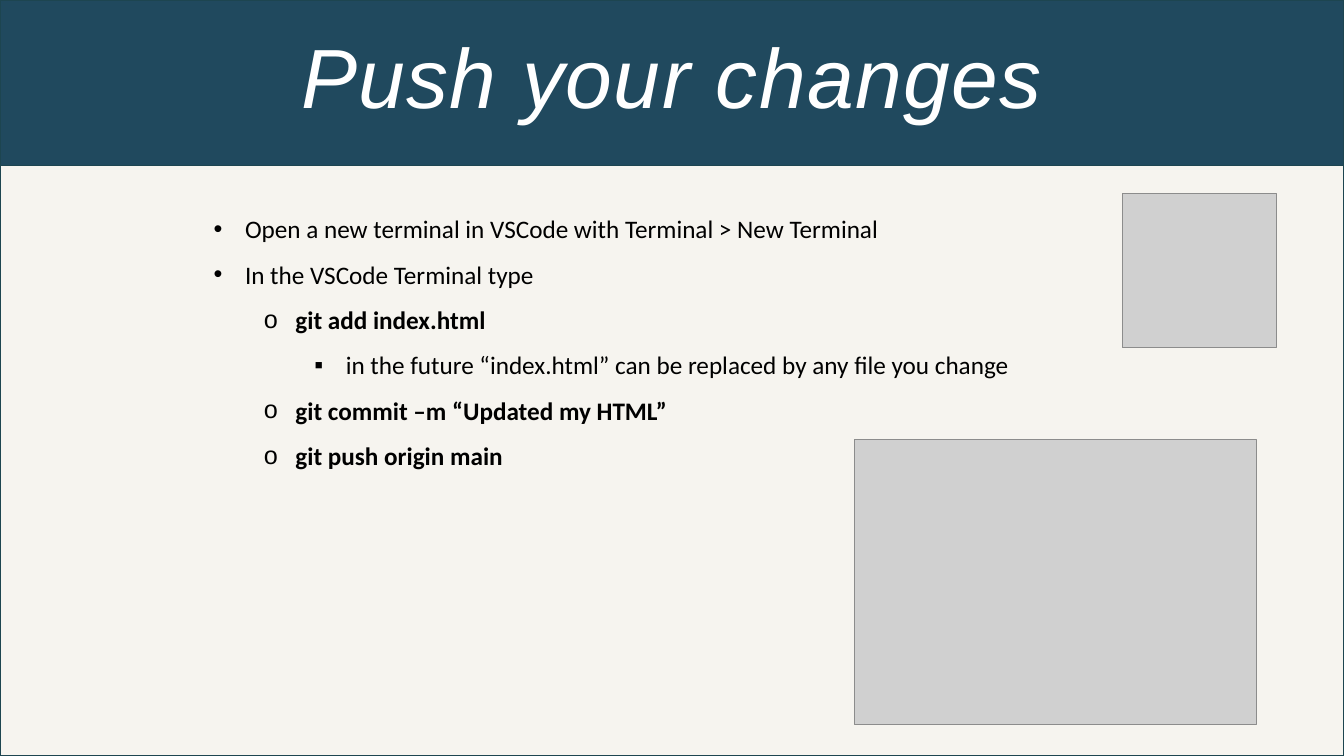
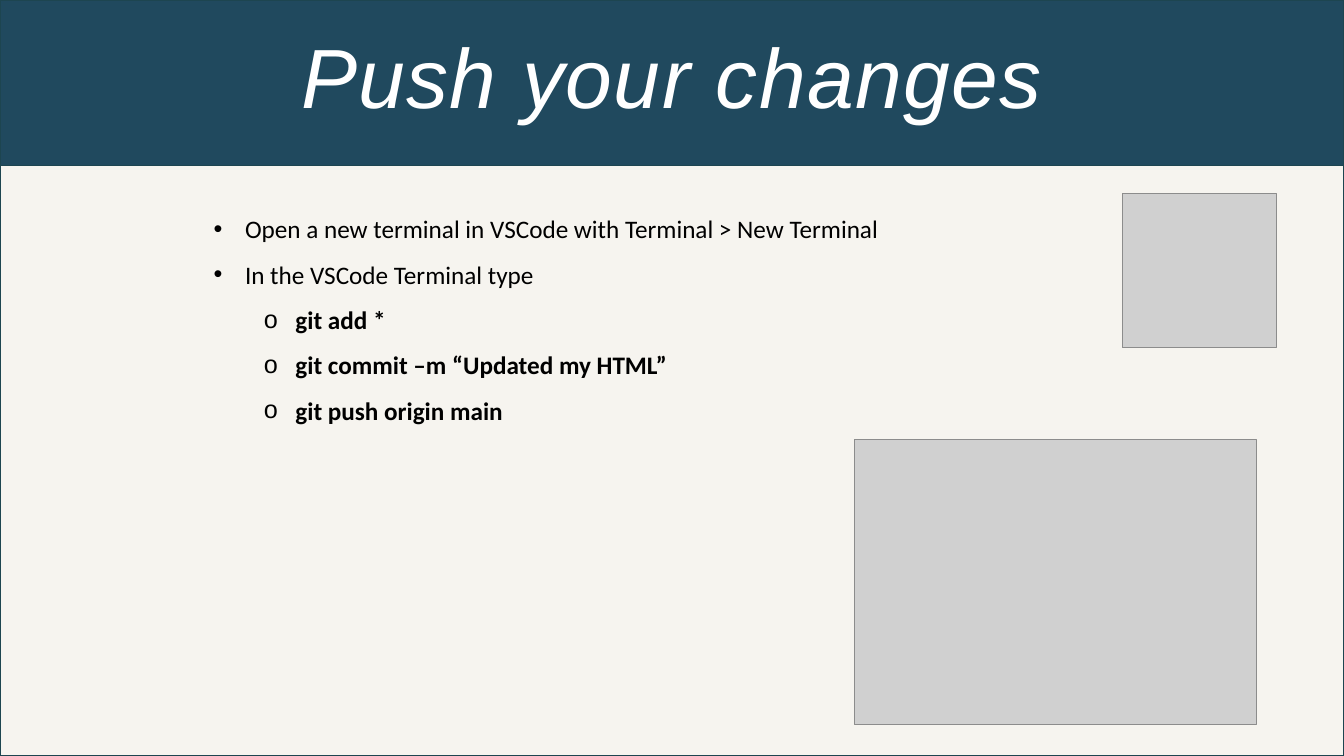
Before and after one commit to S-Gsell/PagesWorkshopPowerPoint, a slide deck: slide 12 of Boosting Your Resume with GitHub.pptx. Drawn at 1344x756 pixels with LibreOffice and Linux fonts; fonts in the diff are those of the drawing; grey boxes stand for pictures. Boxes give left, top, right and bottom in pixels: in the first picture for what was removed or moved away, otherwise in the second. Text is boxed around its words. In the diff, an @@ line names an element or a change of style, - is before the commit and + after.

```diff
--- a/Boosting Your Resume with GitHub.pptx
+++ b/Boosting Your Resume with GitHub.pptx
@@ text at bbox=[295, 311, 367, 334]: text changed; bold on @@
-  o git add index.html
-    ▪ in the future “index.html” can be replaced by any file you change
+  o git add *
```
Also in this commit, not shown: 1 other slide changed, 1 slide added.
